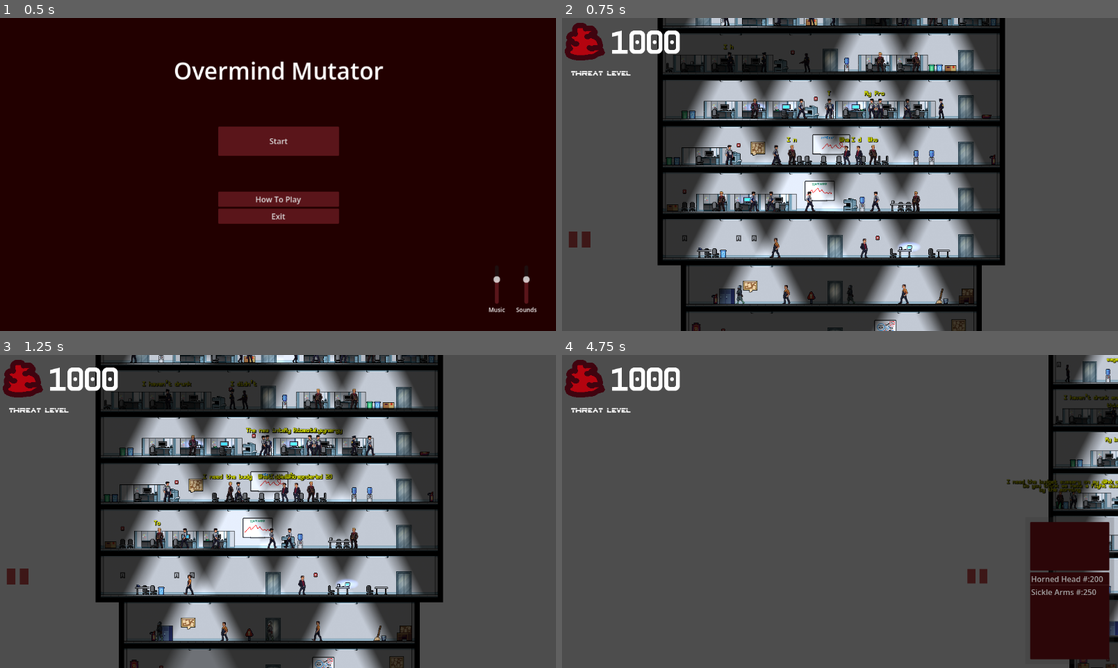
Above: before the commit, frames 1-4 (two rows, left to right).
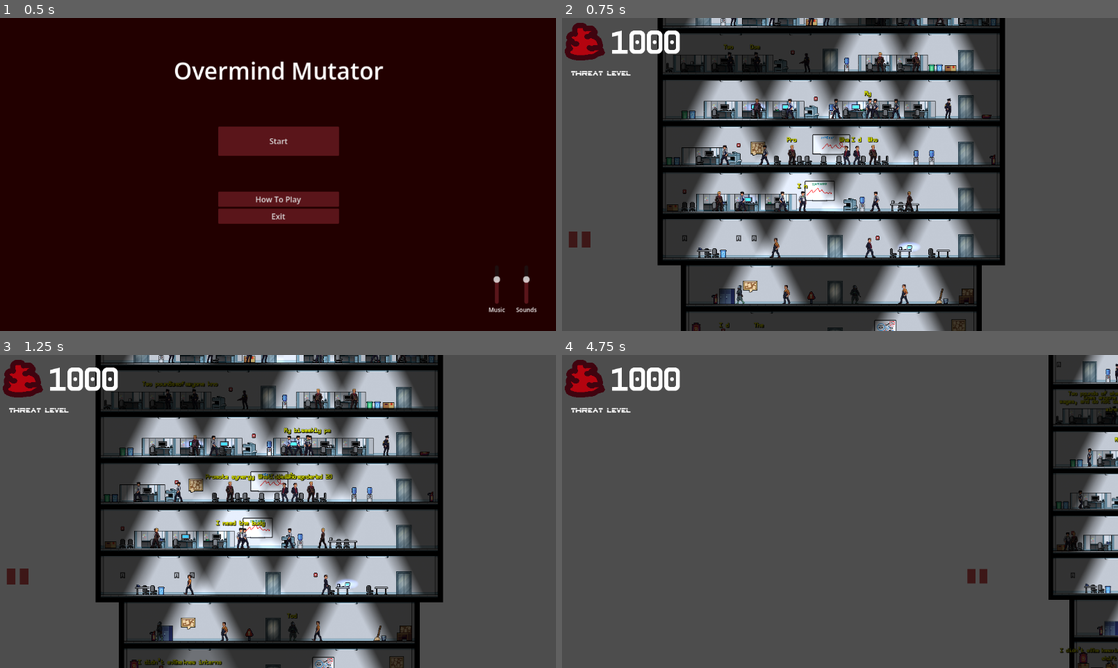
Above: after the commit, the same moments.

Repository: Lambosaurus/wildjam-mutation
Game: Godot game, scene res://ui/start_screen.tscn
Same seed, same stepped clock (60 frames per second), same inputs: the game is played once before the commit and once after it.
Inputs (mouse positions are in pixels of both pictures, inside the frame that each line leads up to):
- Up to frame 1 (0.5 s): no input
- Up to frame 2 (0.75 s): click "Start" at 0.5 s
- Up to frame 3 (1.25 s): no input
- Up to frame 4 (4.75 s): tap Enter at 1.25 s; drag from (584, 577) to (967, 583) at 1.27 s; drag from (728, 630) to (967, 583) at 2.02 s; move the mouse to (573, 577) at 2.77 s; hold A (left) 2.78-3.5 s; tap Mouse wheel down (scroll_down) at 2.85 s; click (573, 577) at 2.92 s; drag from (1073, 583) to (1079, 498) at 3.52 s; drag from (1079, 583) to (1073, 498) at 4.27 s

Frame 1 is identical in both runs. In frame 2, 1.9% of the frame differs, in the area x 27-71%, y 0-100%; in frame 3, 2.5%; in frame 4, 7.2%, in the area x 80-100%, y 0-100%.

Commit message:
Add in human wander probabilities

Diff:
--- a/creatures/human/human.gd
+++ b/creatures/human/human.gd
@@ -68,7 +68,7 @@
 
 	# Idle behavior
 	return start_action(
-		randi_range(Action.idle, Action.walk) as Action,
+		Action.walk if randf() < human_type.wander_chance else Action.idle,
 		randf_range(0.5, 3),
 		randi_range(Direction.left, Direction.right) as Direction
 	)
--- a/creatures/human/human_type.gd
+++ b/creatures/human/human_type.gd
@@ -8,6 +8,7 @@
 @export var run_speed: float = 200.0
 @export var giblet_count: int = 5
 @export var threat_value: int = 1
+@export var wander_chance: float = 0.5
 @export var sprites: SpriteFrames
 
 @export_category("Behaviors")
--- a/creatures/human/types/office_chad.tres
+++ b/creatures/human/types/office_chad.tres
@@ -10,6 +10,7 @@
 walk_speed = 75.0
 run_speed = 150.0
 giblet_count = 7
+wander_chance = 0.25
 sprites = ExtResource("2_ob20x")
 flee_range = 100.0
 melee_range = 50.0
--- a/creatures/human/types/office_manager.tres
+++ b/creatures/human/types/office_manager.tres
@@ -8,6 +8,7 @@
 name = "Office Manager"
 max_health = 125.0
 giblet_count = 6
+wander_chance = 0.25
 sprites = ExtResource("2_36jdv")
 chase_range = 400.0
 flee_range = 75.0
--- a/creatures/human/types/scientist.tres
+++ b/creatures/human/types/scientist.tres
@@ -11,6 +11,7 @@
 run_speed = 150.0
 giblet_count = 6
 threat_value = 0
+wander_chance = 0.1
 sprites = ExtResource("2_hv2kx")
 flee_range = 150.0
 metadata/_custom_type_script = "uid://xg3orhtcol5l"
--- a/creatures/human/types/security_enforcer.tres
+++ b/creatures/human/types/security_enforcer.tres
@@ -8,6 +8,7 @@
 name = "Security Enforcer"
 max_health = 150.0
 giblet_count = 7
+wander_chance = 0.1
 sprites = ExtResource("2_ufmkq")
 chase_range = 400.0
 flee_range = 75.0
--- a/creatures/human/types/security_guard.tres
+++ b/creatures/human/types/security_guard.tres
@@ -10,6 +10,7 @@
 walk_speed = 150.0
 run_speed = 300.0
 giblet_count = 7
+wander_chance = 0.25
 sprites = ExtResource("2_n2uqf")
 chase_range = 500.0
 flee_range = 75.0
--- a/creatures/human/types/security_officer.tres
+++ b/creatures/human/types/security_officer.tres
@@ -10,6 +10,7 @@
 walk_speed = 125.0
 run_speed = 250.0
 giblet_count = 7
+wander_chance = 0.1
 sprites = ExtResource("2_yhg8q")
 chase_range = 450.0
 flee_range = 75.0
